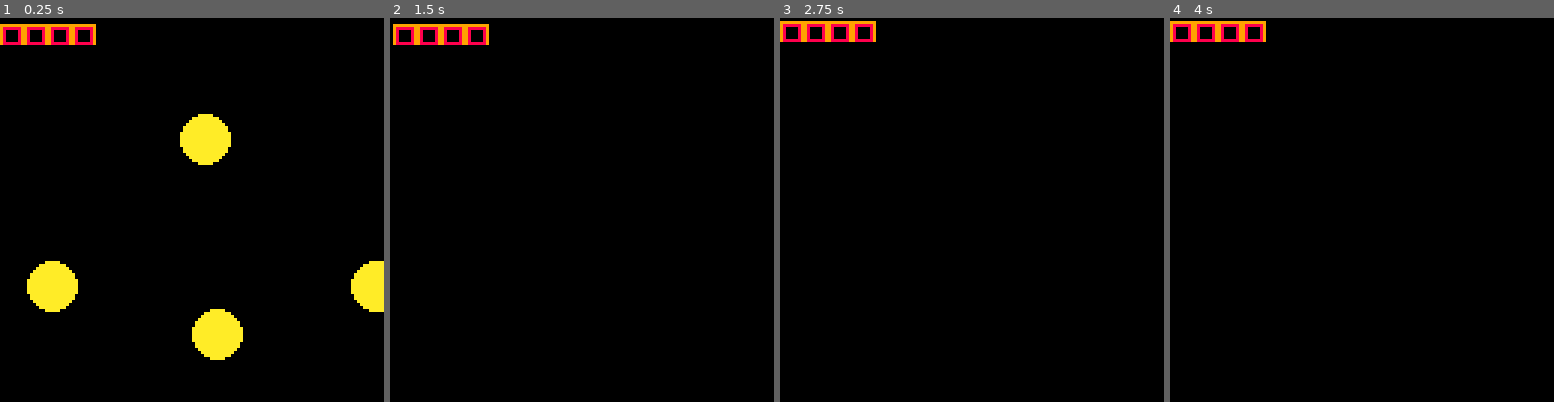
Above: before the commit, frames 1-4 (left to right).
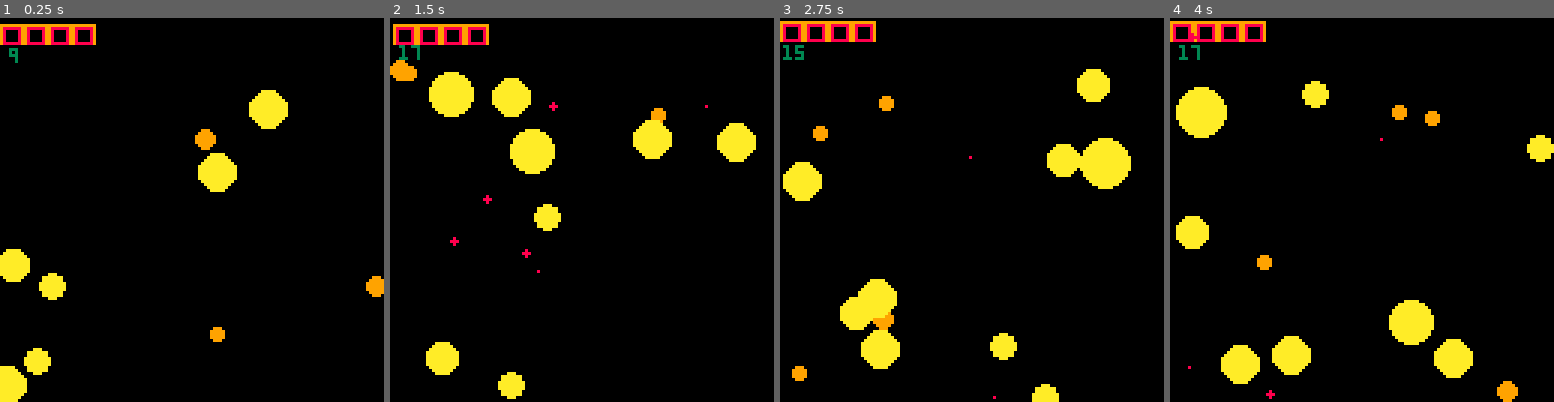
Above: after the commit, the same moments.

Repository: MCNanana/Pico8
Game: PICO-8 cartridge 2.p8
Two runs of this game, one before a commit and one after it. Both use one fixed random seed, a clock stepped at 60 frames per second and the inputs below.
Inputs:
- Up to frame 1 (0.25 s): no input
- Up to frame 2 (1.5 s): no input
- Up to frame 3 (2.75 s): no input
- Up to frame 4 (4 s): no input

The runs differ from the first frame. In frame 1, 7.5% of the frame differs, in the area x 0-100%, y 7-100%; in frame 2, 6.5%; in frame 3, 6.7%; in frame 4, 6.9%.

Commit message:
particles and shake

Diff:
--- a/2.p8
+++ b/2.p8
@@ -10,17 +10,12 @@
 	expl={}
 	expl.x=rnd(128)
 	expl.y=rnd(128)
-	expl.r=8
+	expl.r=8+rnd(3)-2
 	expl.c=10
-	expl.a=4
-	expl.t=time()
 	return expl
 end
 
 explobj={}
-add(explobj,make_expl())
-add(explobj,make_expl())
-add(explobj,make_expl())
 add(explobj,make_expl())
 
 x=100
@@ -33,6 +28,7 @@
 	if(xx<0) xx=120
 
 	foreach(explobj, update_expl)
+	add(explobj,make_expl())
 end
 
 function _draw()
@@ -44,29 +40,31 @@
 	pal(11,10)]]
 	shakecamera()
 	foreach(explobj, draw_expl)
-	--[[if(time()-ltime>2)then
-		ltime=time()
-		explosion()
+	print(#explobj,2,10,3)
+--[[	for i=1,#explobj do
+		if(explobj[i].r=0) del(explobj
 	end]]
 end
 
-function draw_expl(o)
-		if(o.a>2)then
-			circfill(o.x,o.y,o.r,o.c)
-		elseif(o.a==2)then
-			circfill(o.x,o.y,o.r/2,o.c-1)
-		elseif(o.a==1)then
-			circfill(o.x,o.y,o.r/3,4)
+function update_expl(o)
+	if(o.r>0)then
+		o.r-=0.5
+		if(o.r<2)then o.c=8
+		elseif(o.r<4)then o.c=9
 		end
-end
-
-function update_expl(o)
-	if(o.a>0)then
+	else
+		del(explobj,o)
+	end
+	--[[if(o.a>0)then
 		if(time()-o.t>0.2)then
 		 o.a-=1
 		 o.t=time()
 		end
-	end
+	end]]
+end
+
+function draw_expl(o)
+	circfill(o.x,o.y,o.r,o.c)
 end
 
 function shakecamera()
